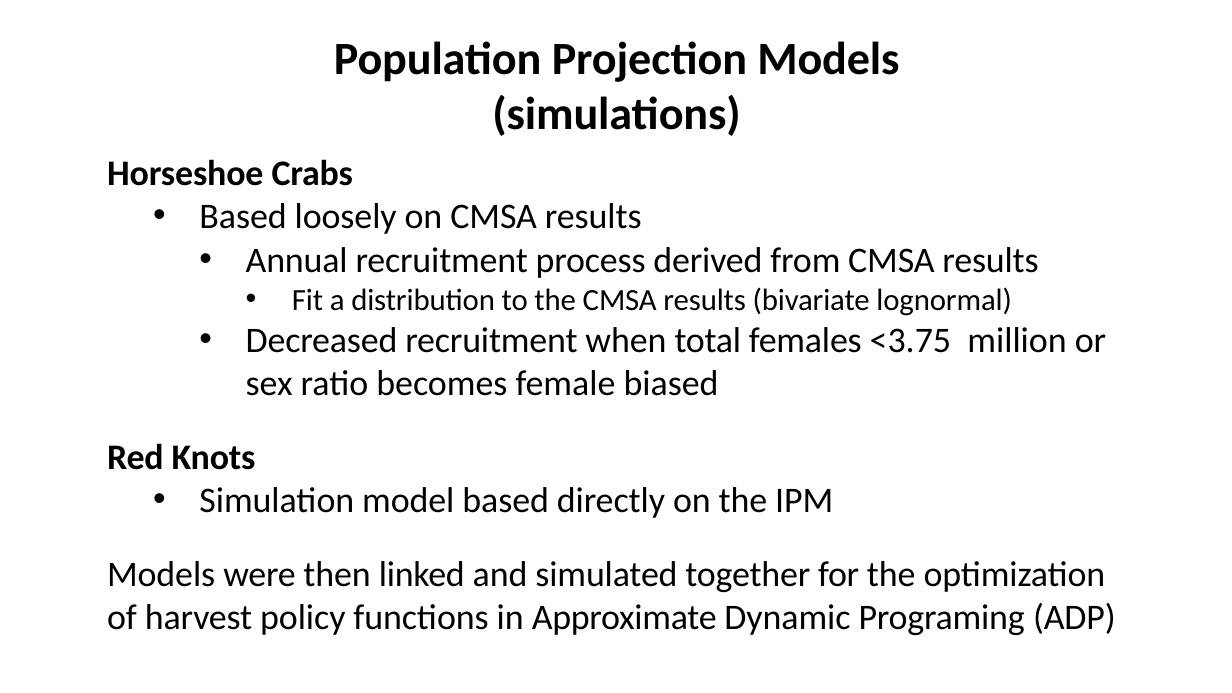
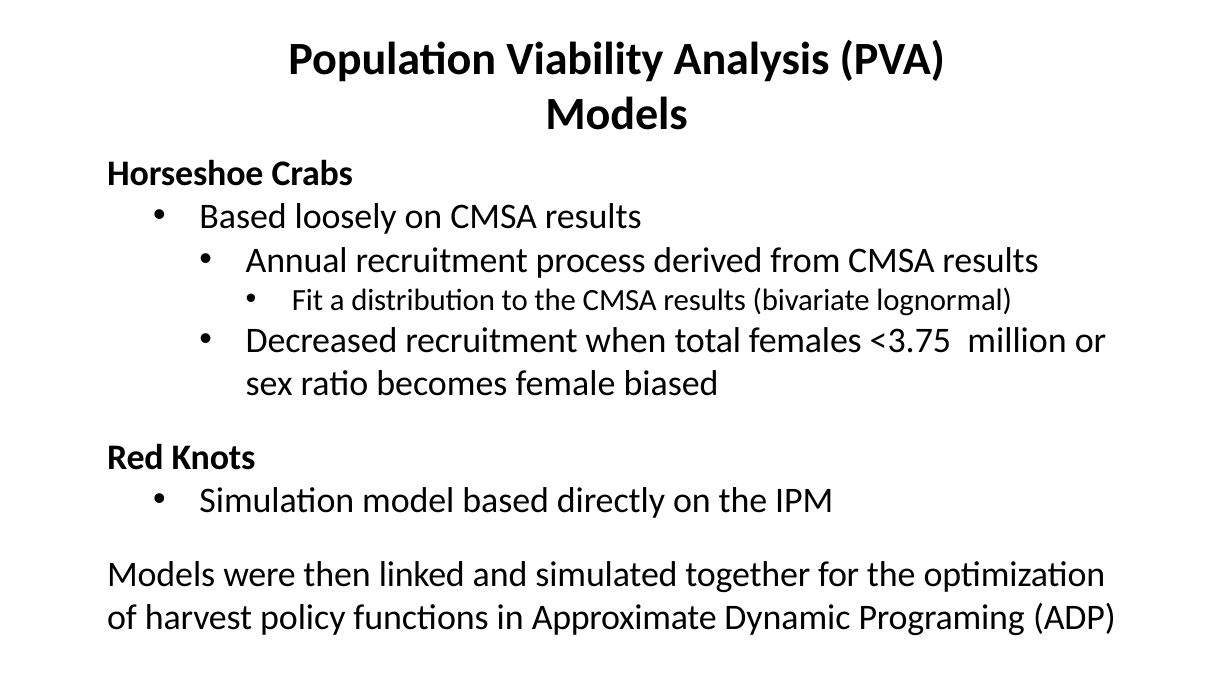
Before and after one commit to kevintshoemaker/NRES-470, a slide deck: slide 19 of REKN2.pptx. Drawn at 1232x693 pixels with LibreOffice and Linux fonts; fonts in the diff are those of the drawing. Boxes give left, top, right and bottom in pixels: in the first picture for what was removed or moved away, otherwise in the second. Text is boxed around its words. In the diff, an @@ line names an element or a change of style, - is before the commit and + after.

```diff
--- a/REKN2.pptx
+++ b/REKN2.pptx
@@ title at [288, 40, 945, 130]: text changed @@
-Population Projection Models (simulations)
+Population Viability Analysis (PVA) Models
```
Also in this commit, not shown: 3 other slides changed, 2 slides added, 1 slide removed.
